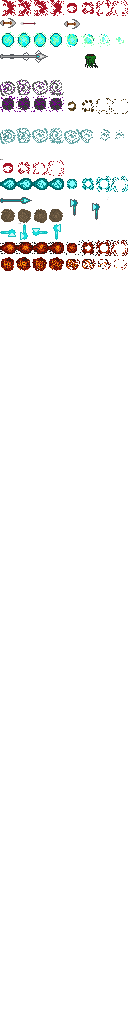
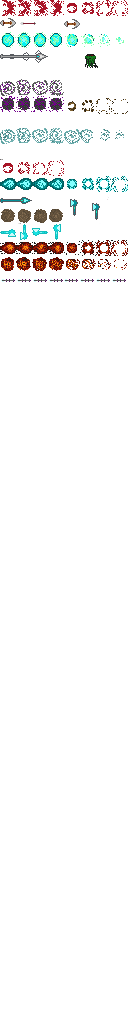
Before/after of a 128 × 1024 layered artwork. What changed in the layer stack:
painted on "Background" over [1, 262, 126, 282]
